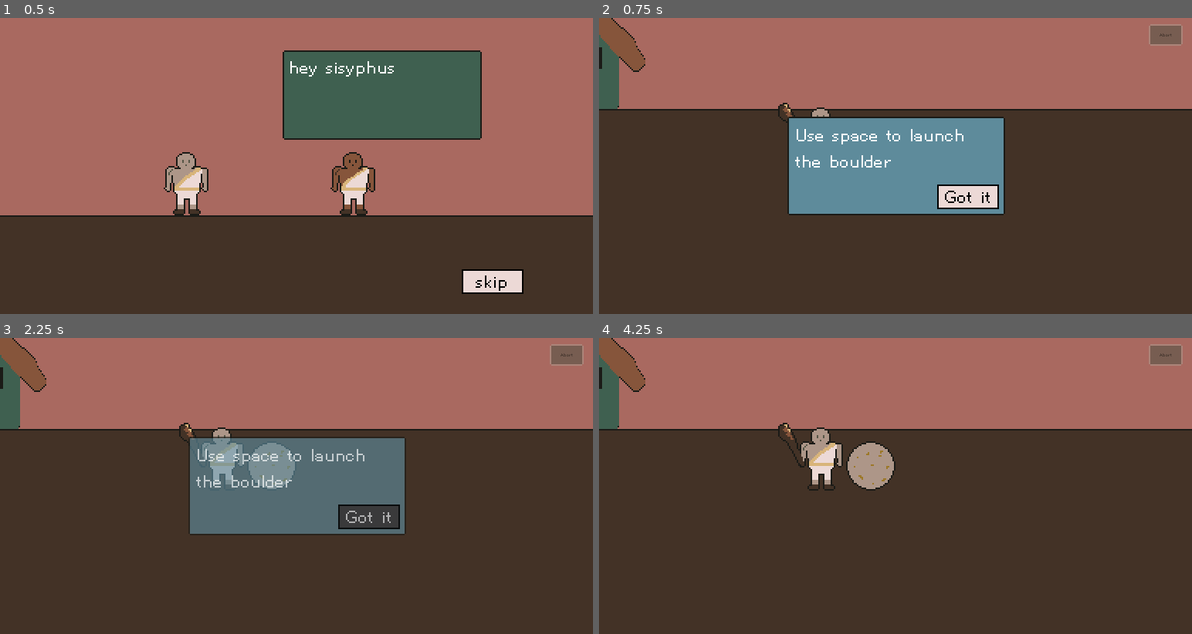
Above: before the commit, frames 1-4 (two rows, left to right).
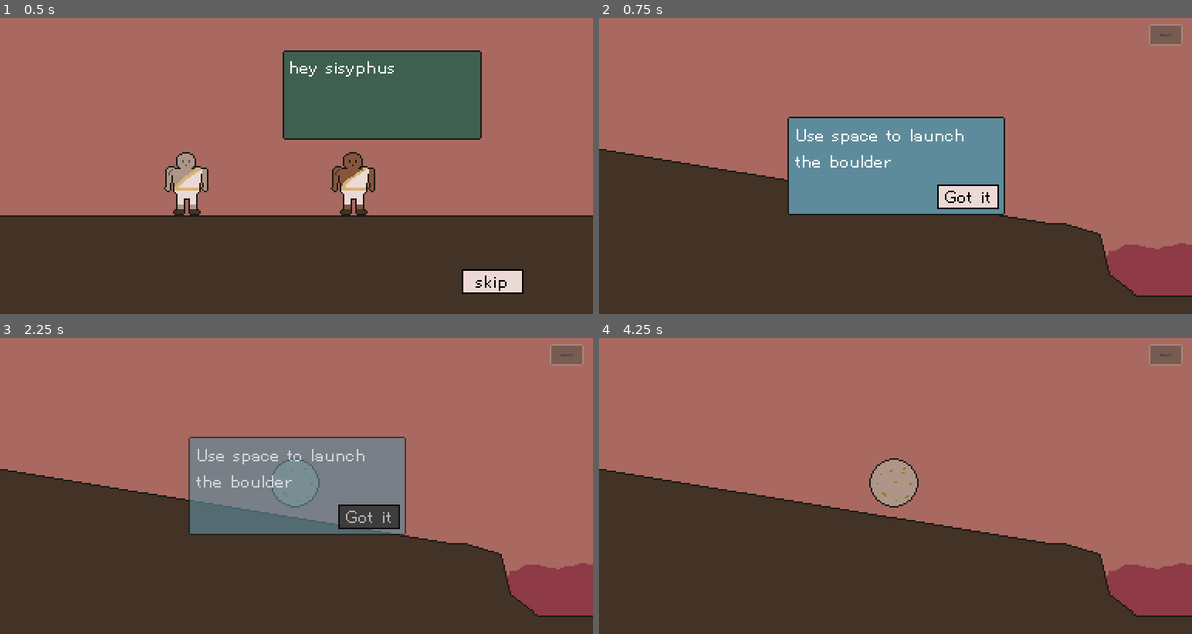
Above: after the commit, the same moments.

Repository: nolenroyalty/sisyphus-needs-a-nap
Game: Godot game, scene res://Intro/Intro.tscn
Two runs of this game, one before a commit and one after it. Both use one fixed random seed, a clock stepped at 60 frames per second and the inputs below.
Inputs:
- Up to frame 1 (0.5 s): no input
- Up to frame 2 (0.75 s): click "skip" at 0.5 s
- Up to frame 3 (2.25 s): click "Abort" at 1.25 s; click "Got it" at 2 s
- Up to frame 4 (4.25 s): click "Abort" at 2.75 s; click "Got it" at 3.5 s

Frame 1 is identical in both runs. In frame 2, 24% of the frame differs, in the area x 0-100%, y 0-95%; in frame 3, 32%; in frame 4, 34%.

Commit message:
shitty lava implementation

Diff:
--- a/Flight/Flight.gd
+++ b/Flight/Flight.gd
@@ -21,6 +21,7 @@
 const MAX_TOTAL_DOWNHILL_BOUNCES = 50
 const MAX_CONSECUTIVE_DOWNHILL_BOUNCES = 2
 const SLINGSHOT_AMMO = 4
+const FRAMES_TO_SPEND_IN_LAVA = 60 * 2
 
 onready var boulder = $Boulder
 onready var scoreScreen = $ScoreScreen
@@ -31,9 +32,10 @@
 
 enum SUPERBOUNCE_STATE {NONE, BOUNCING}
 enum SOUNDS { LAUNCH, BOUNCE, SUPERBOUNCE, PARACHUTE, SLINGSHOT }
-enum LAUNCH_STATE { DISPLAYING_FACTS, AWAITING_LAUNCH, LAUNCHED, FROZEN }
+enum LAUNCH_STATE { DISPLAYING_FACTS, AWAITING_LAUNCH, LAUNCHED, IN_LAVA, FROZEN }
 
 var velocity = Vector2()
+var frames_in_lava = 0
 var frozen = true
 var total_downhill_bounces = 0
 var consecutive_downhill_bounces = 0
@@ -86,6 +88,12 @@
 	print("exited cave")
 	in_cave = false
 
+func handle_entered_lava():
+	print("handling entered lava")
+	launch_state = LAUNCH_STATE.IN_LAVA
+	frames_in_lava = 0
+	velocity = Vector2.ZERO
+
 func freeze_and_display_scores(aborted):
 	scoreScreen.set_title(aborted)
 	launch_state = LAUNCH_STATE.FROZEN
@@ -114,7 +122,7 @@
 	_ignore = text_display.connect("no_facts_are_displayed", self, "handle_fact_display_gone")
 	# Make it easy to move the boulder around for testing purposes and then snap it
 	# back to where it needs to be when we aren't testing
-	boulder.position = Vector2(-1230, 448)
+	# boulder.position = Vector2(-1230, 448)
 	set_positions_for_current_block_height()
 
 	oil_remaining = State.oil_level
@@ -125,6 +133,9 @@
 		if terrain.is_in_group("cave"):
 			terrain.connect("boulder_entered", self, "entered_cave")
 			terrain.connect("boulder_exited", self, "exited_cave")
+
+		if terrain.is_in_group("lava"):
+			terrain.connect("entered_lava", self, "handle_entered_lava")
 
 		if terrain.is_in_group("landmark"):
 			landmarks.append(terrain)
@@ -297,18 +308,24 @@
 	else:
 		bottom_bar.hide_landmark()
 
+func process_lava(delta):
+	frames_in_lava += 1
+	if frames_in_lava >= FRAMES_TO_SPEND_IN_LAVA:
+		freeze_and_display_scores(false)
+	else:
+		var x = 35.0
+		if velocity.y < -x: velocity.y = 5
+		elif velocity.y < 0: velocity.y -= 5
+		elif velocity.y > 2*x: velocity.y = -5
+		else: velocity.y += 5
+		boulder.move_and_collide(velocity * delta)
+
 func launch_boulder():
 	launch_state = LAUNCH_STATE.LAUNCHED
 	velocity = calculate_starting_velocity()
 	play_sound(SOUNDS.LAUNCH)
 
-func _physics_process(delta):
-	if Input.is_action_just_pressed("launch_boulder") and launch_state == LAUNCH_STATE.AWAITING_LAUNCH:
-		launch_boulder()
-
-	if launch_state != LAUNCH_STATE.LAUNCHED:
-		return
-
+func process_launched(delta):
 	if Input.is_action_just_pressed("superbounce"): handle_superbounce_pressed()
 	if Input.is_action_just_pressed("deploy_parachute") and can_deploy_parachute():
 		deploy_parachute()
@@ -329,3 +346,12 @@
 			freeze_and_display_scores(false)
 	else:
 		apply_gravity(delta)
+
+func _physics_process(delta):
+	match launch_state:
+		LAUNCH_STATE.AWAITING_LAUNCH:
+			if Input.is_action_just_pressed("launch_boulder"):
+				launch_boulder()
+		LAUNCH_STATE.IN_LAVA: process_lava(delta)
+		LAUNCH_STATE.LAUNCHED: process_launched(delta)
+		_: pass
--- a/Flight/Flight.tscn
+++ b/Flight/Flight.tscn
@@ -29,7 +29,7 @@
 [node name="FlightBottomBar" parent="." instance=ExtResource( 13 )]
 
 [node name="Boulder" parent="." instance=ExtResource( 2 )]
-position = Vector2( -1215, 459 )
+position = Vector2( 5541, -341 )
 
 [node name="Camera2D" type="Camera2D" parent="Boulder"]
 position = Vector2( 1, 2 )
--- a/Terrain/Lava.tscn
+++ b/Terrain/Lava.tscn
@@ -6,7 +6,7 @@
 [sub_resource type="RectangleShape2D" id=1]
 extents = Vector2( 894.5, 1813.5 )
 
-[node name="Lava" type="StaticBody2D" groups=["landmark"]]
+[node name="Lava" type="StaticBody2D" groups=["landmark", "lava"]]
 collision_layer = 2
 script = ExtResource( 2 )
 
